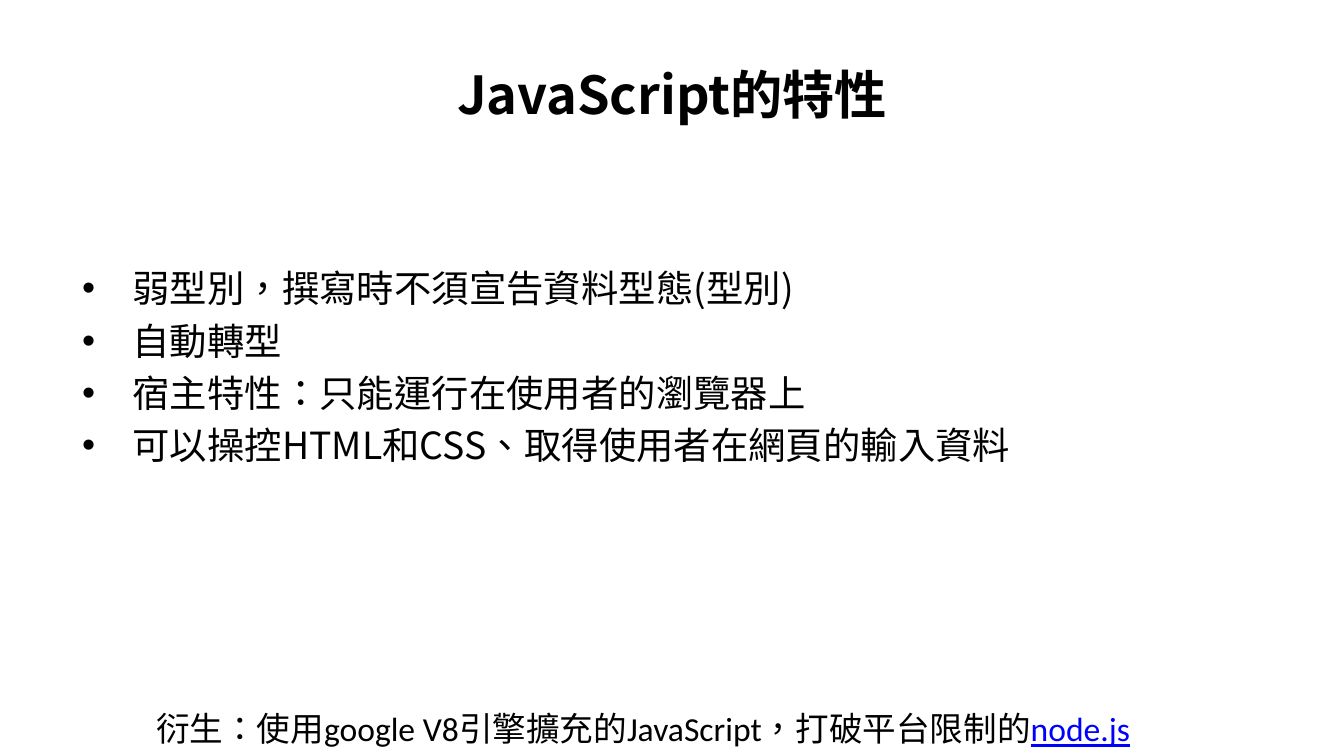
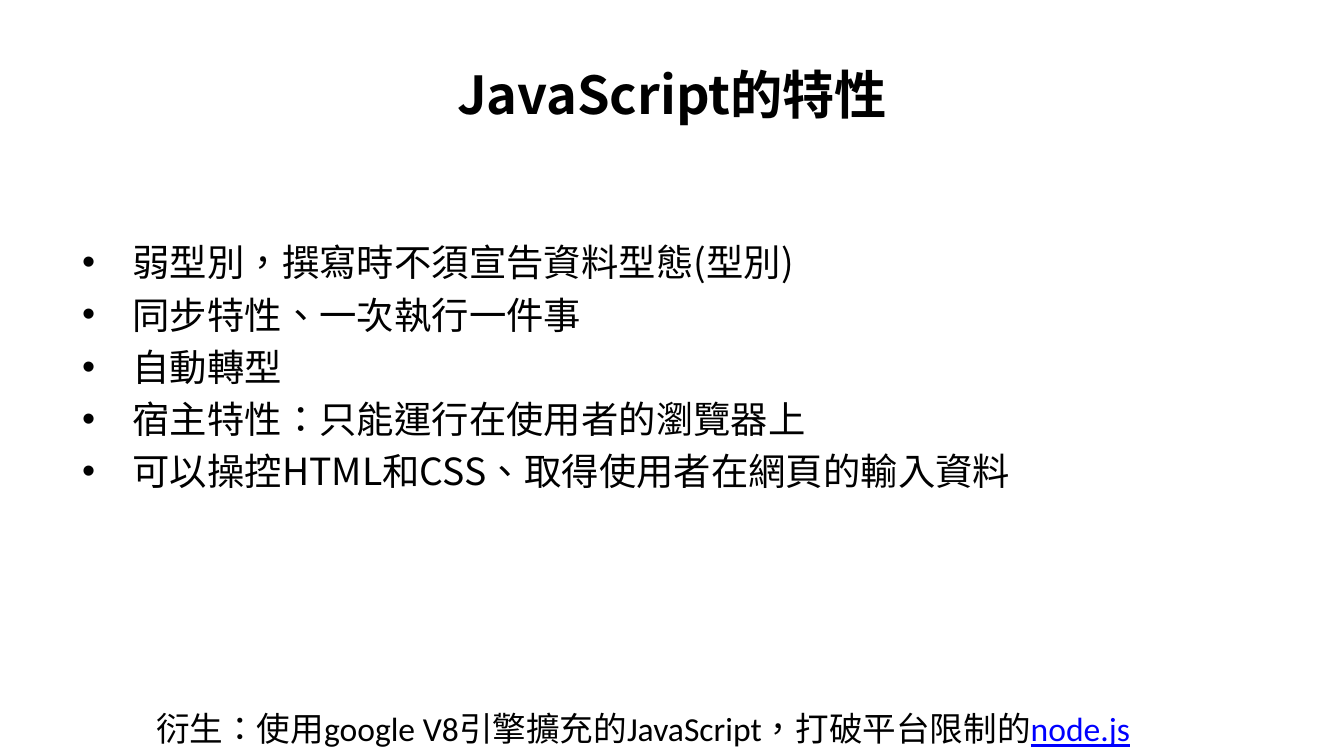
Before and after one commit to allen8101070/JavaScript-PPT, a slide deck: slide 5 of javaScript.pptx. Drawn at 1344x756 pixels with LibreOffice and Linux fonts; fonts in the diff are those of the drawing; background and template pictures are left out. Boxes give left, top, right and bottom in pixels: in the first picture for what was removed or moved away, otherwise in the second. Text is boxed around its words. In the diff, an @@ line names an element or a change of style, - is before the commit and + after.

```diff
--- a/javaScript.pptx
+++ b/javaScript.pptx
@@ text at (x1=133, y1=297, x2=582, y2=332): paragraph added @@
+• 同步特性、一次執行一件事
```
Also in this commit, not shown: 16 other slides changed, 4 slides added, 16 slides removed, 1 other file.
